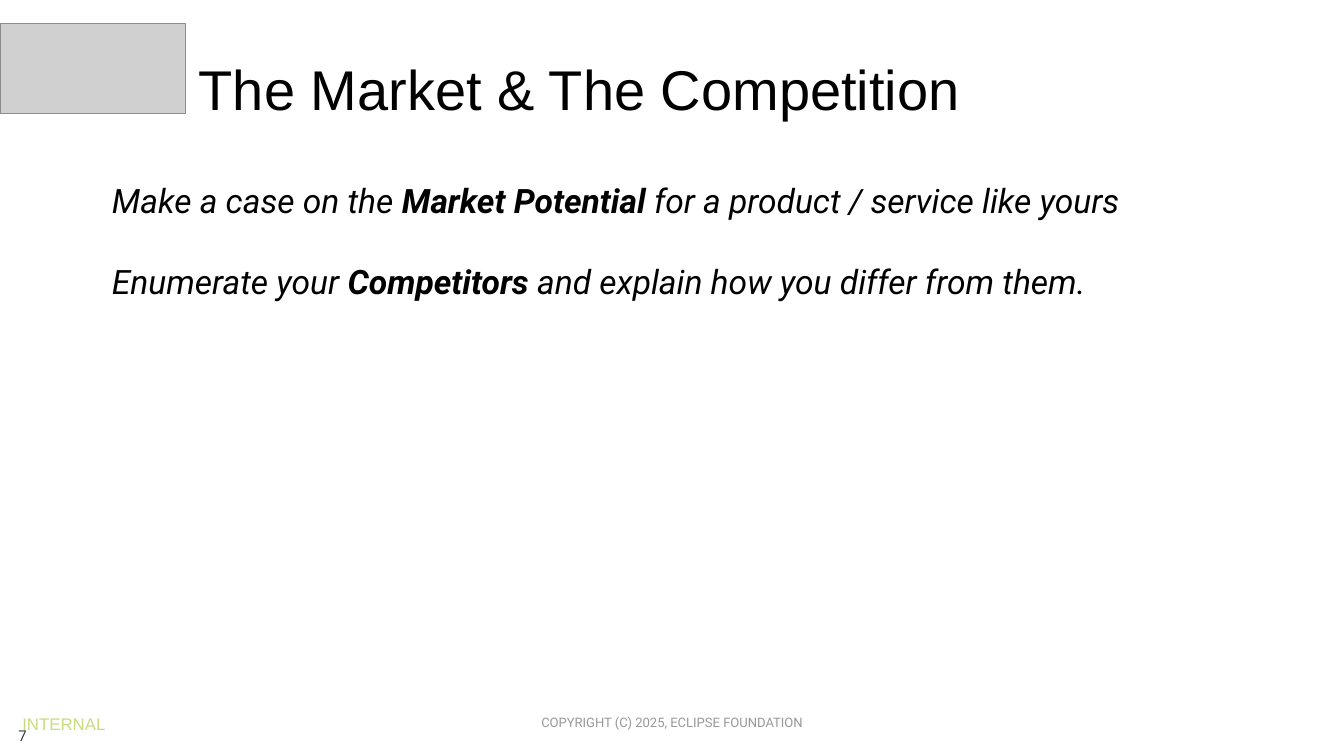
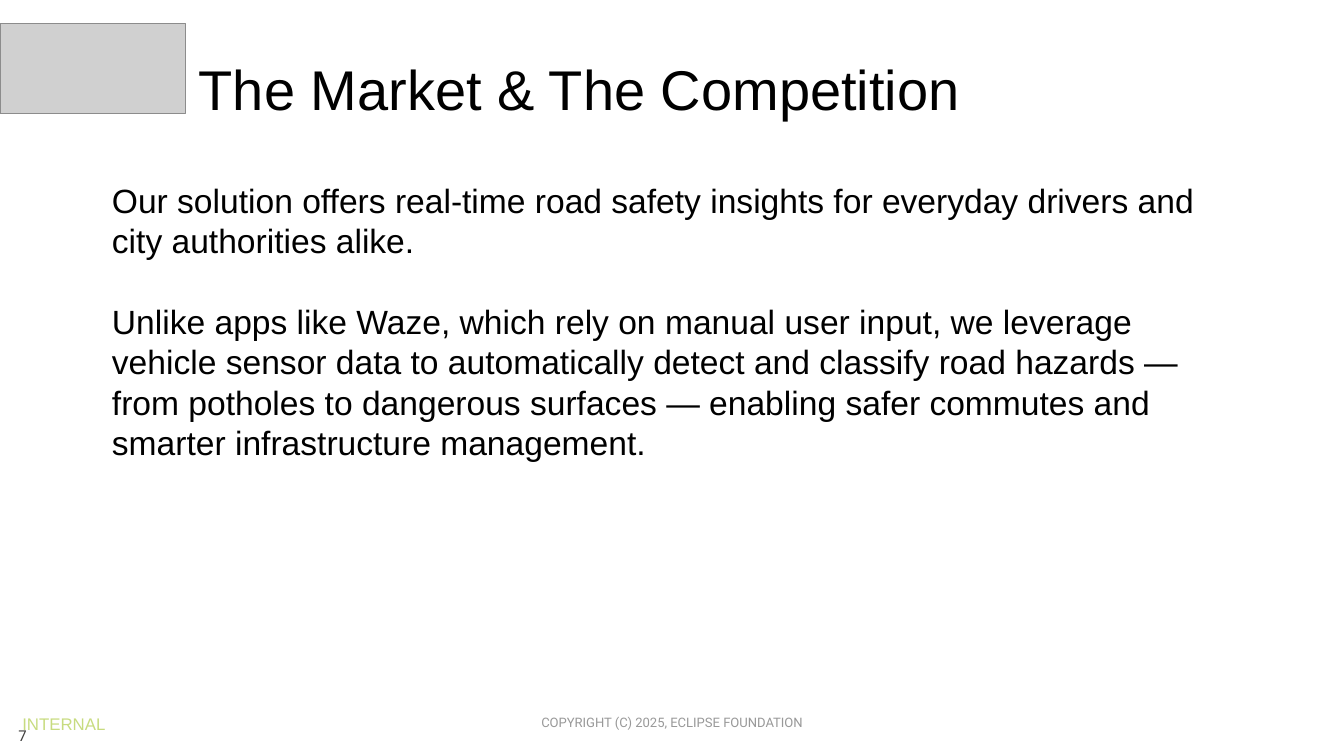
Before and after one commit to Eclipse-SDV-Hackathon-Chapter-Three/TheBigRanch, a slide deck: slide 7 of SDV Hackathon 2025 - Pitching Slides Template.pptx. Drawn at 1344x756 pixels with LibreOffice and Linux fonts; fonts in the diff are those of the drawing; grey boxes stand for pictures; background and template pictures are left out. Boxes give left, top, right and bottom in pixels: in the first picture for what was removed or moved away, otherwise in the second. Text is boxed around its words. In the diff, an @@ line names an element or a change of style, - is before the commit and + after.

```diff
--- a/SDV Hackathon 2025 - Pitching Slides Template.pptx
+++ b/SDV Hackathon 2025 - Pitching Slides Template.pptx
@@ text at (x1=112, y1=188, x2=1194, y2=461): text changed; font Roboto to Arial; italic off @@
-Make a case on the Market Potential for a product / service like yours
-Enumerate your Competitors and explain how you differ from them.
+  Our solution offers real-time road safety insights for everyday drivers and city authorities alike.
+  Unlike apps like Waze, which rely on manual user input, we leverage vehicle sensor data to automatically detect and classify road hazards — from potholes to dangerous surfaces — enabling safer commutes and smarter infrastructure management.
```
Also in this commit, not shown: 1 other slide changed, 3 slides added, 3 slides removed.
